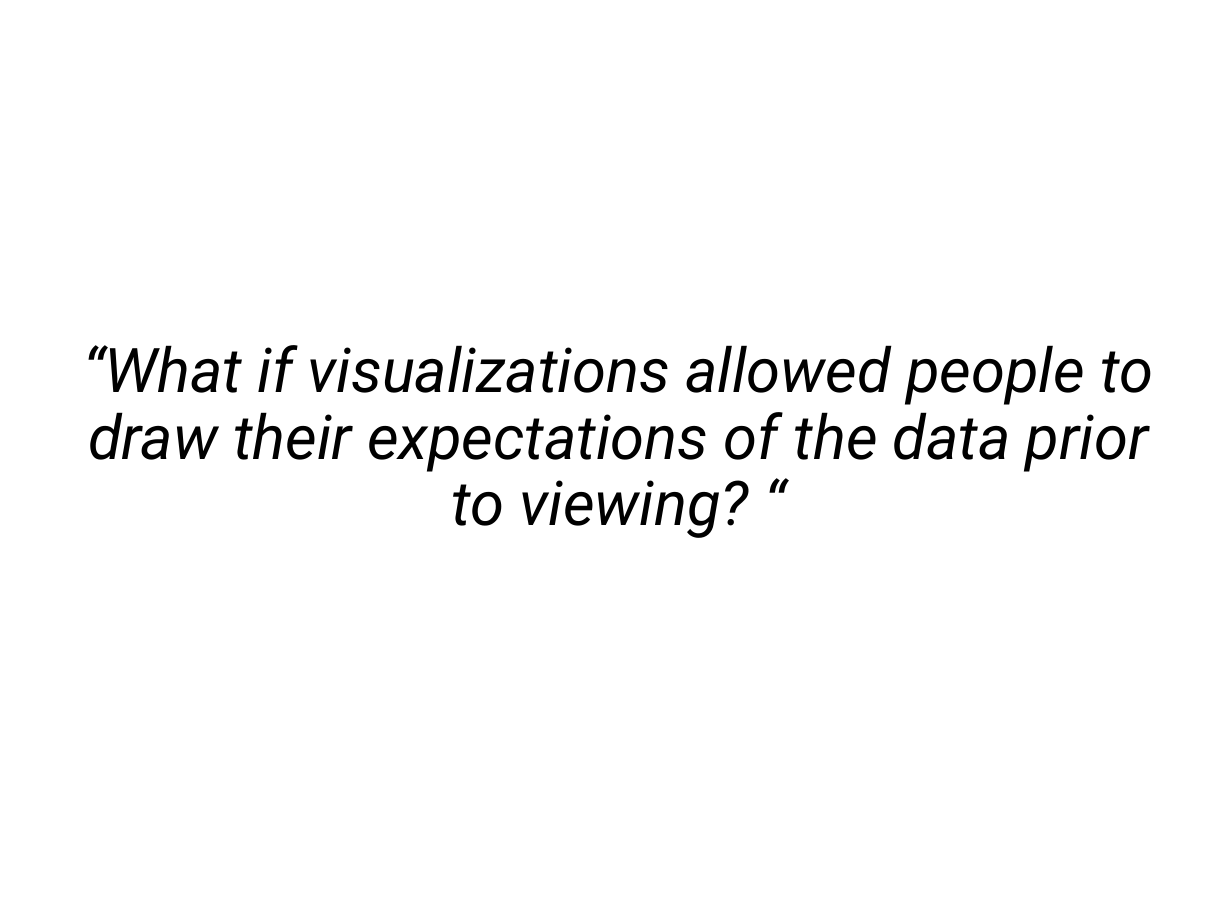
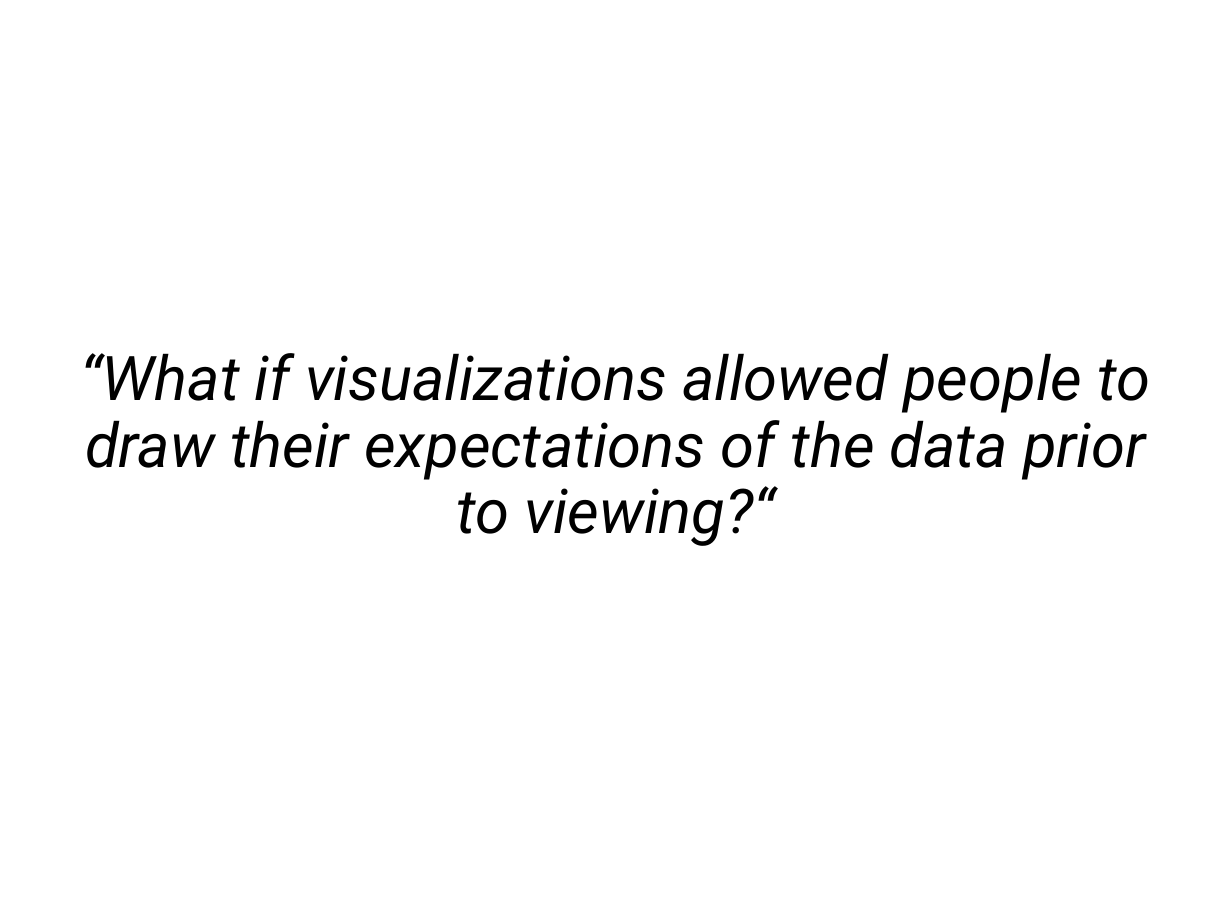
Before and after one commit to iwsmith/cse-512-final-ev, a slide deck: slide 2 of latex/progress/slides-iwsmith-laulck-yeaseul1.pptx (slide 3 before the commit). Drawn at 1232x924 pixels with LibreOffice and Linux fonts; fonts in the diff are those of the drawing. Boxes give left, top, right and bottom in pixels: in the first picture for what was removed or moved away, otherwise in the second. Text is boxed around its words. In the diff, an @@ line names an element or a change of style, - is before the commit and + after.

```diff
--- a/latex/progress/slides-iwsmith-laulck-yeaseul1.pptx
+++ b/latex/progress/slides-iwsmith-laulck-yeaseul1.pptx
@@ text at bbox=[80, 353, 1150, 546]: text changed @@
-“What if visualizations allowed people to draw their expectations of the data prior to viewing? “
+“What if visualizations allowed people to draw their expectations of the data prior to viewing?“
```
Also in this commit, not shown: 1 other slide changed, 7 slides added, 4 slides removed, 2 other files.
